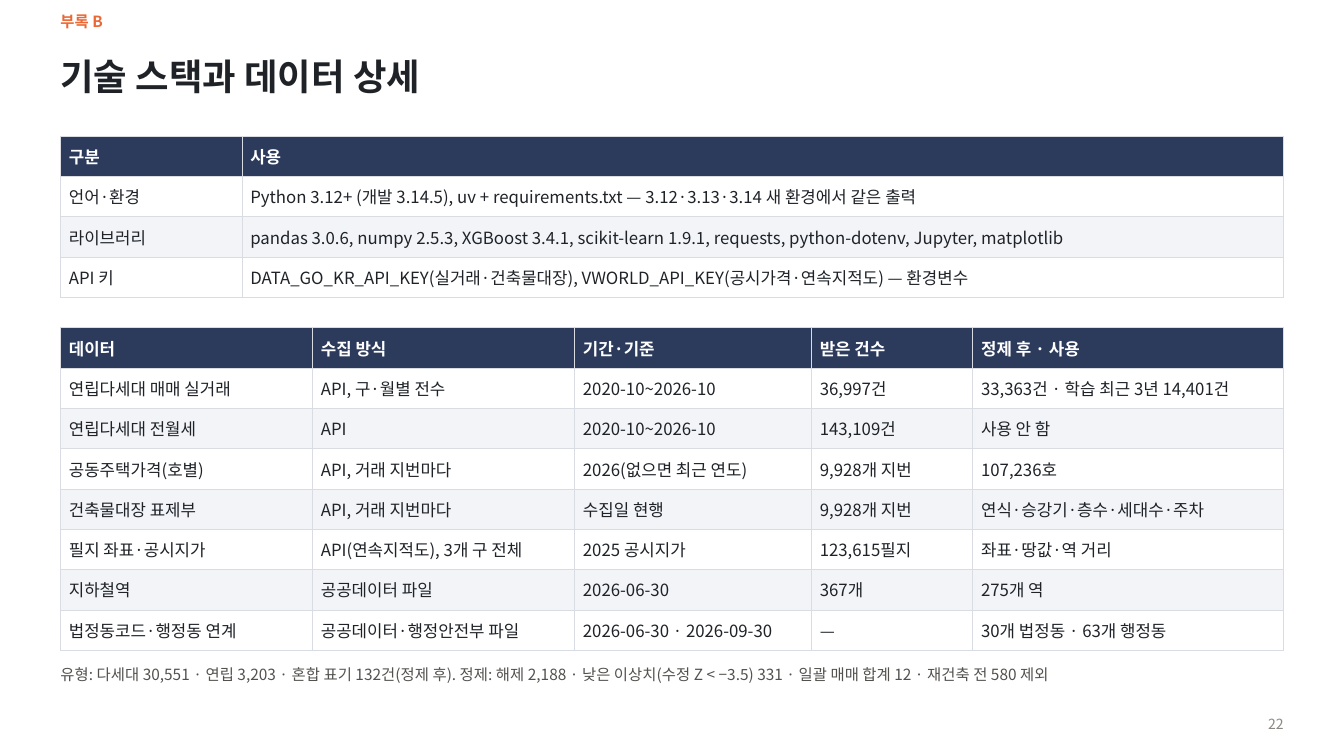
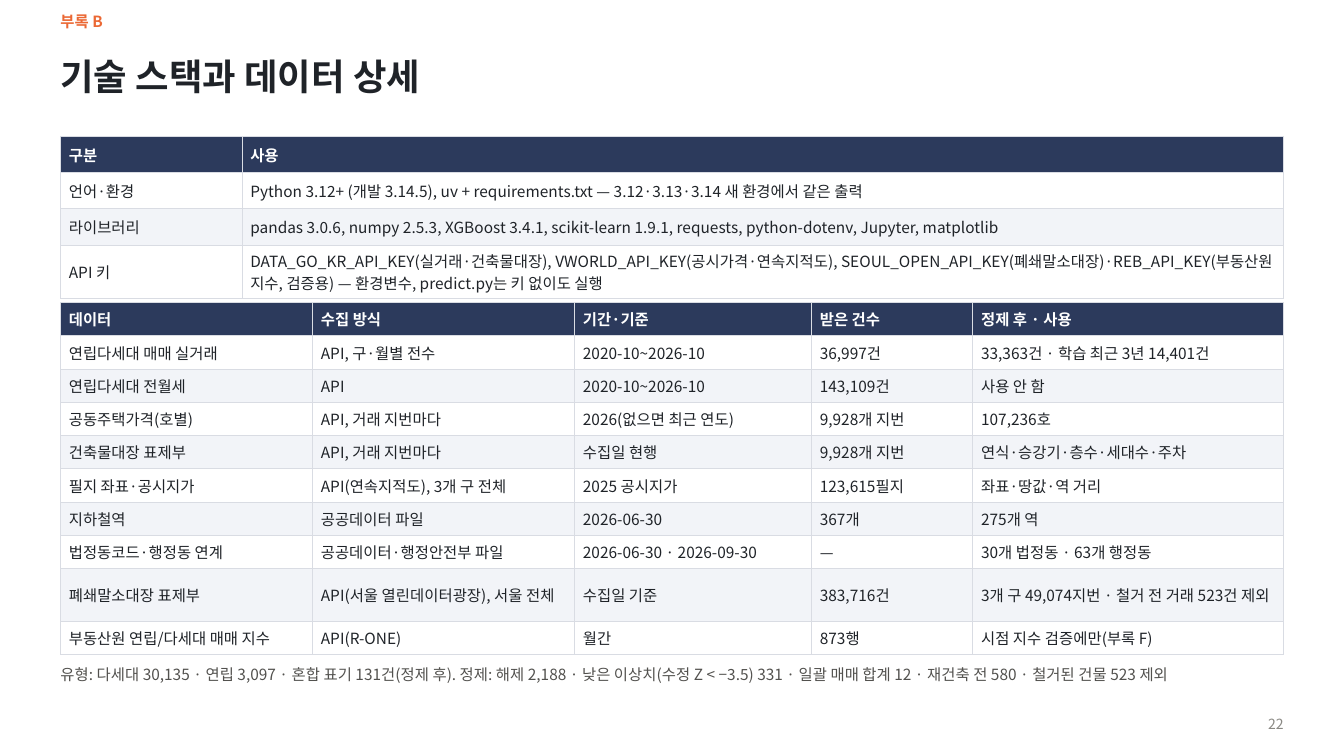
Before and after one commit to KimInSeok-DA/DA_Seoul_Villa_AVM, a slide deck: slide 22 of presentation/AVM_발표.pptx. Drawn at 1344x756 pixels with LibreOffice and Linux fonts; fonts in the diff are those of the drawing. Boxes give left, top, right and bottom in pixels: in the first picture for what was removed or moved away, otherwise in the second. Text is boxed around its words. In the diff, an @@ line names an element or a change of style, - is before the commit and + after.

Commit message:
제출 전 전체 검토: PPT·문서 수치 정정, 재현 확인, PPT 부록 G

```diff
--- a/presentation/AVM_발표.pptx
+++ b/presentation/AVM_발표.pptx
@@ table at (60, 136, 1284, 297) @@
-row 4, column 2: DATA_GO_KR_API_KEY(실거래·건축물대장), VWORLD_API_KEY(공시가격·연속지적도) — 환경변수
+row 4, column 2: DATA_GO_KR_API_KEY(실거래·건축물대장), VWORLD_API_KEY(공시가격·연속지적도), SEOUL_OPEN_API_KEY(폐쇄말소대장)·REB_API_KEY(부동산원 지수, 검증용) — 환경변수, predict.py는 키 없이도 실행
@@ size 12 to 11 pt in "구분", "사용", "언어·환경", "Python 3.12+ (개발 3.14.5), uv + requirements.txt ..." and 3 more places @@
@@ table at (60, 302, 1284, 651) @@
+row 9: 폐쇄말소대장 표제부 | API(서울 열린데이터광장), 서울 전체 | 수집일 기준 | 383,716건 | 3개 구 49,074지번 · 철거 전 거래 523건 제외
+row 10: 부동산원 연립/다세대 매매 지수 | API(R-ONE) | 월간 | 873행 | 시점 지수 검증에만(부록 F)
@@ table: place and size @@
-table at (60, 328, 1284, 643)
+table at (60, 302, 1284, 651)
@@ text at (60, 667, 1168, 683): text changed @@
-유형: 다세대 30,551 · 연립 3,203 · 혼합 표기 132건(정제 후). 정제: 해제 2,188 · 낮은 이상치(수정 Z < −3.5) 331 · 일괄 매매 합계 12 · 재건축 전 580 제외
+유형: 다세대 30,135 · 연립 3,097 · 혼합 표기 131건(정제 후). 정제: 해제 2,188 · 낮은 이상치(수정 Z < −3.5) 331 · 일괄 매매 합계 12 · 재건축 전 580 · 철거된 건물 523 제외
```
Also in this commit, not shown: 8 other slides changed, 1 slide added, 7 other files.
